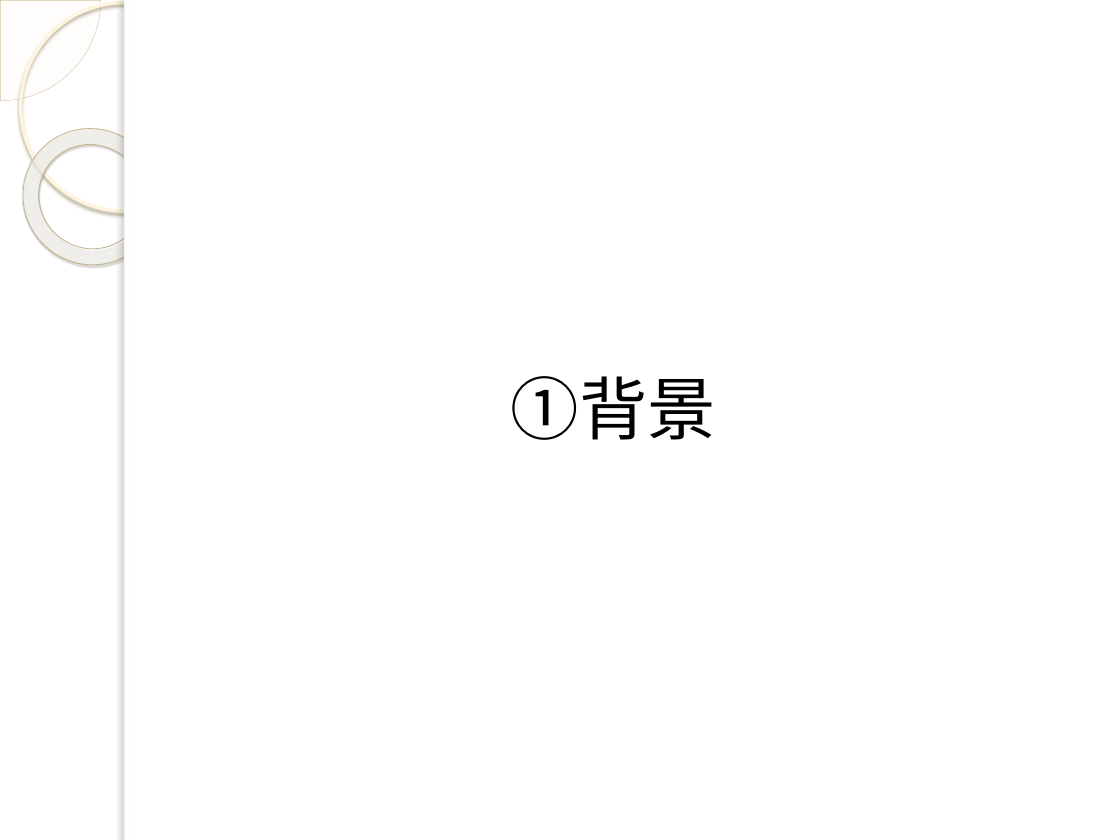
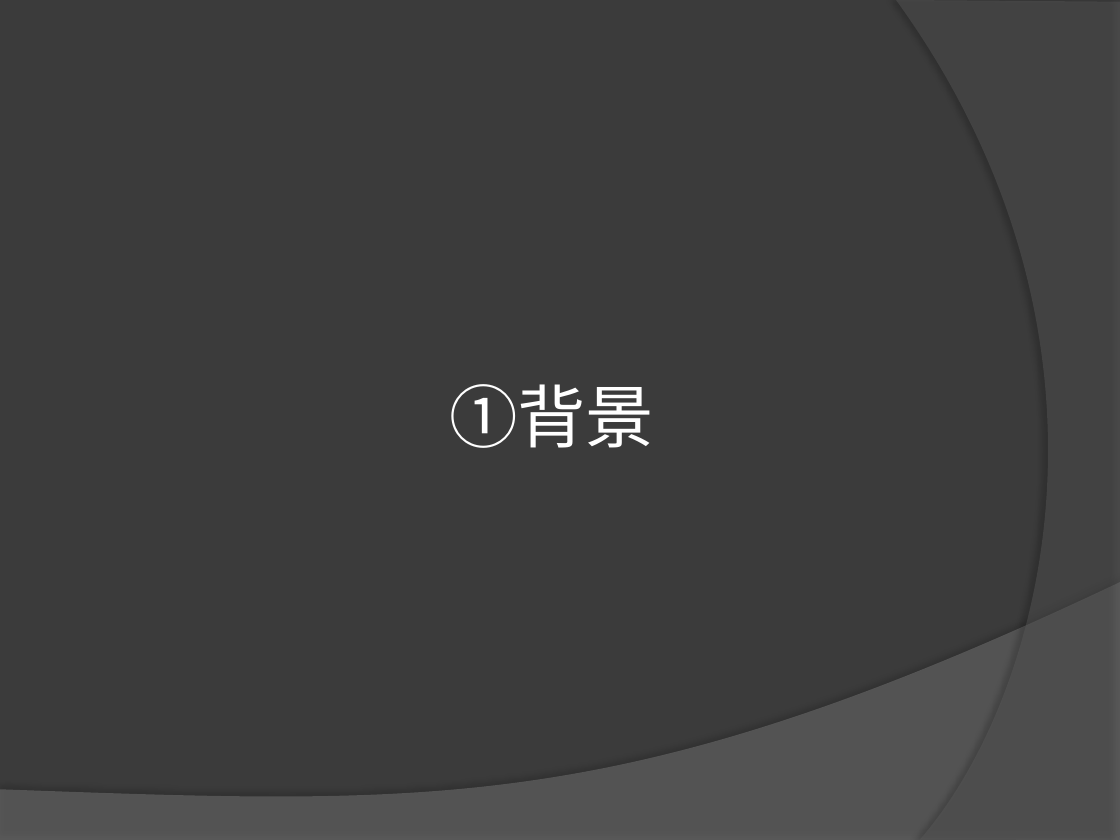
Before and after one commit to yuridonus/FEstudy, a slide deck: slide 4 of hateful_excel.pptx. Drawn at 1120x840 pixels with LibreOffice and Linux fonts; fonts in the diff are those of the drawing; background and template pictures are left out. Boxes give left, top, right and bottom in pixels: in the first picture for what was removed or moved away, otherwise in the second. Text is boxed around its words. In the diff, an @@ line names an element or a change of style, - is before the commit and + after.

```diff
--- a/hateful_excel.pptx
+++ b/hateful_excel.pptx
@@ background picture (left out) to #3B3B3B @@
@@ pie slice (boxed as its full ellipse) removed at [0, 0, 101, 101] @@
@@ ellipse removed at [20, 2, 228, 211] @@
@@ rectangle removed at [124, 0, 1120, 840] @@
@@ rectangle removed at [124, 0, 133, 840] @@
@@ freeform shape added at [896, 0, 1120, 840], fill #5E5E5E at 40% opacity @@
@@ donut removed at [0, 101, 187, 292] @@
@@ text "①背景": place and size @@
-text "①背景" at [511, 376, 716, 440]
+text "①背景" at [449, 384, 654, 448]
@@ text "①背景" at [449, 384, 654, 448]: text colour #000000 to #FFFFFF; more space between paragraphs @@
@@ freeform shape added at [0, 582, 1120, 840], fill #7F7F7F at 45% opacity @@
```
Also in this commit, not shown: 7 other slides changed, 24 slides added, 26 slides removed.
